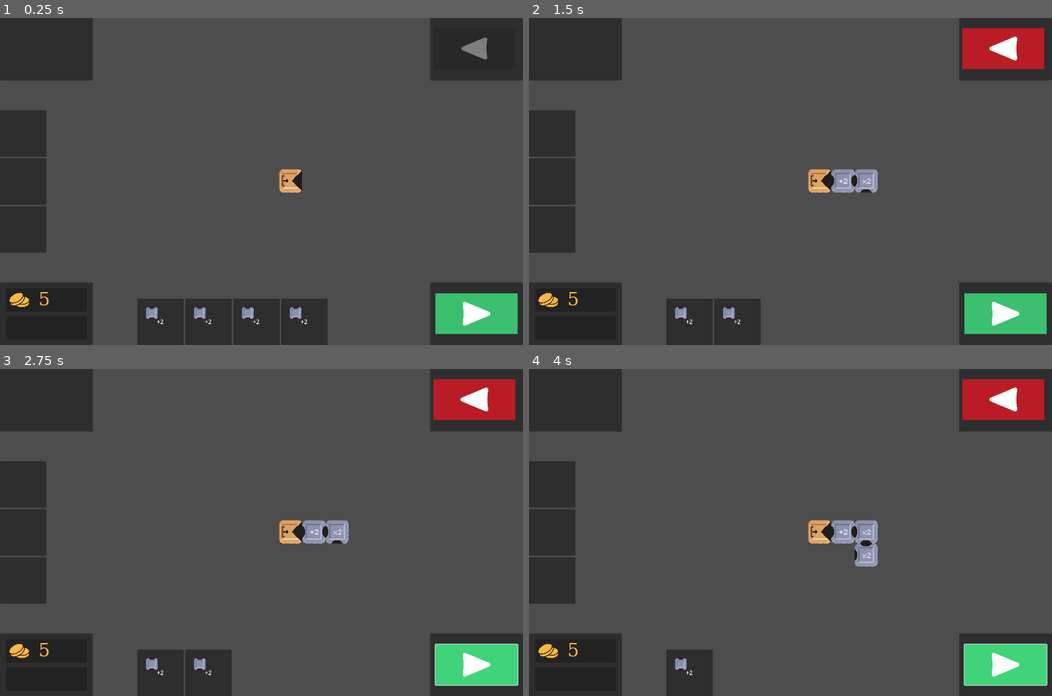
Above: before the commit, frames 1-4 (two rows, left to right).
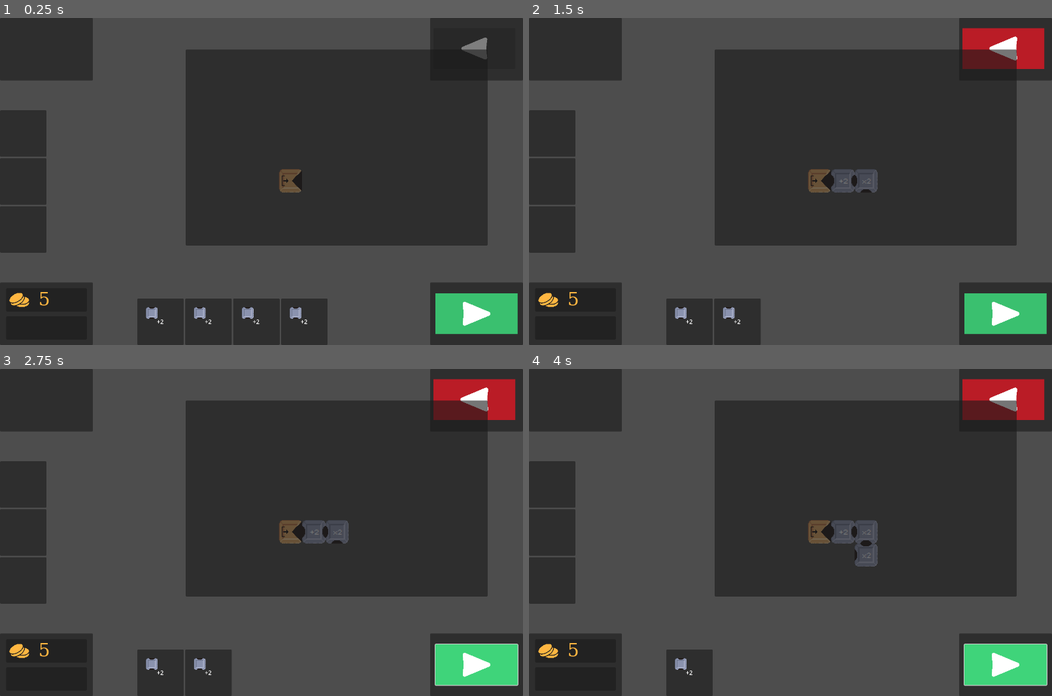
Above: after the commit, the same moments.

Repository: lemon4sour/alonzotech
Game: Godot game, scene res://src/game/build_area.tscn
The game is run twice, just before and just after one commit, with the same random seed, the same clock (stepped at 60 frames per second) and the same inputs.
Inputs (mouse positions are in pixels of both pictures, inside the frame that each line leads up to):
- Up to frame 1 (0.25 s): no input
- Up to frame 2 (1.5 s): click "+2" at 0.5 s; click "+2" at 1.25 s
- Up to frame 3 (2.75 s): click (475, 663) at 2 s
- Up to frame 4 (4 s): click "+2" at 2.75 s; click (1004, 663) at 3.5 s

The runs differ from the first frame. In frame 1, 34% of the frame differs, in the area x 35-94%, y 9-70%; in frame 2, 34%; in frame 3, 34%; in frame 4, 34%.

Commit message:
blank functions

Diff:
--- a/src/game/build_area.tscn
+++ b/src/game/build_area.tscn
@@ -1,8 +1,9 @@
-[gd_scene load_steps=4 format=3 uid="uid://dt5irqr6e8x0b"]
+[gd_scene load_steps=5 format=3 uid="uid://dt5irqr6e8x0b"]
 
 [ext_resource type="Script" path="res://src/game/placer.gd" id="2_3dlyc"]
 [ext_resource type="Script" path="res://src/game/tally.gd" id="2_go8xp"]
 [ext_resource type="PackedScene" uid="uid://d0mkxs4fd0qv4" path="res://src/game/canvas_layer.tscn" id="3_lfrqq"]
+[ext_resource type="PackedScene" uid="uid://cmkjpxemr011h" path="res://src/game/shop_ui.tscn" id="4_on15m"]
 
 [node name="TileScene" type="Node2D"]
 
@@ -18,6 +19,8 @@
 
 [node name="CanvasLayer" parent="." instance=ExtResource("3_lfrqq")]
 
+[node name="ShopUI" parent="." instance=ExtResource("4_on15m")]
+
 [connection signal="machine_selected" from="CanvasLayer" to="Placer" method="on_machine_selected"]
 [connection signal="revert" from="CanvasLayer" to="Placer" method="on_revert_selected"]
 [connection signal="run" from="CanvasLayer" to="Tally" method="on_start_selected"]
--- /dev/null
+++ b/src/game/shop_ui.tscn
@@ -0,0 +1,9 @@
+[gd_scene format=3 uid="uid://cmkjpxemr011h"]
+
+[node name="ShopUI" type="CanvasLayer"]
+
+[node name="Score" type="Panel" parent="."]
+offset_left = 511.0
+offset_top = 87.0
+offset_right = 1343.0
+offset_bottom = 626.0
--- a/src/game/tally.gd
+++ b/src/game/tally.gd
@@ -2,33 +2,41 @@
 
 var result: int = 0
 var round: int = 1
+var currentround = round_nums[round - 1]
 
 @onready var placer: Placer = $"../Placer"
+
+func on_machine_insert(machine: Machine):
+	pass
+
+func on_machine_extract(machine: Machine):
+	pass
 
 func on_start_selected():
 	result = 0
 
 	var machines = placer.MachineQueue
-	var tmp = 1
+	var total = 0
+	for start_number in currentround:
+		total = start_number
+		for m: Machine in machines:
+			total = m.execute(total)
+		result += total
 
-	for i in round_nums[round - 1]:
-		for m: Machine in machines:
-			tmp = m.execute(tmp)
-
-	result += tmp
+	print(result)
 
 const round_nums = [[
 	1, 1, 1
 ],
 [
-	3, 5, 7
+	2, 2, 2
 ],
 [
-	1, 33, 7
+	3, 3, 3
 ]]
 
 const round_goals = [
-	10,
-	25,
-	150
+	15,
+	30,
+	45
 ]
